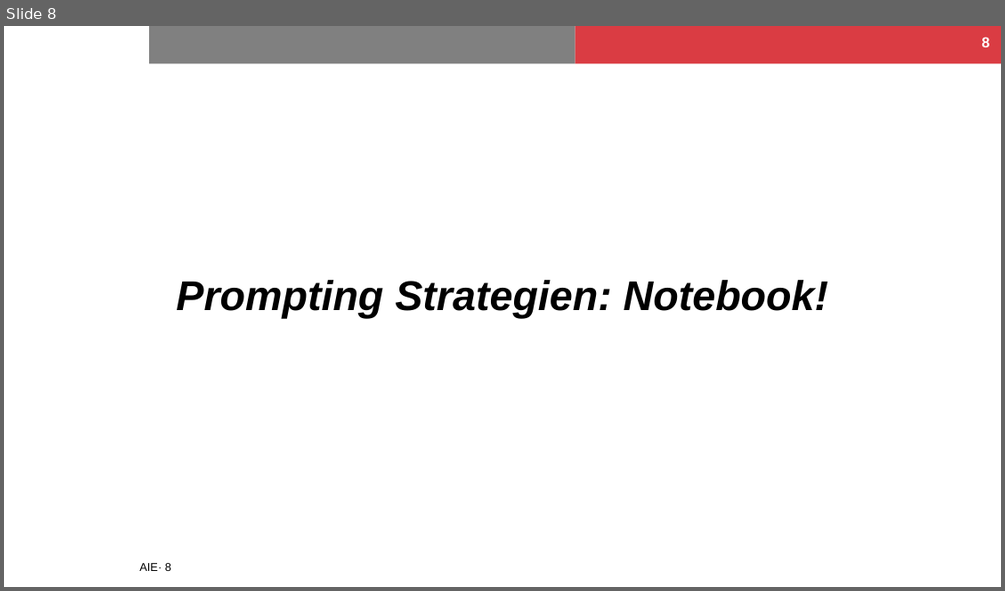
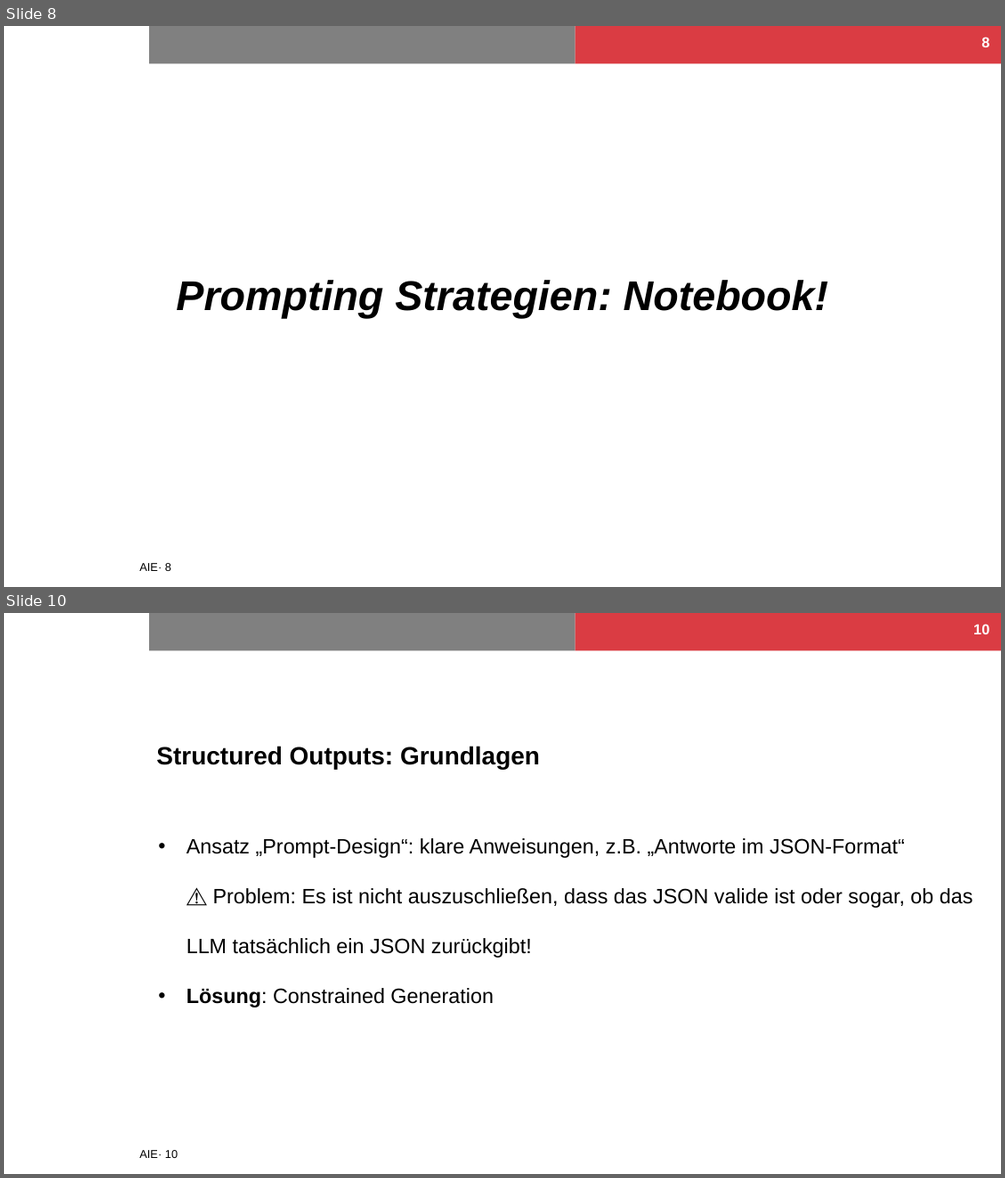
Before and after one commit to NilsHellwig/AIE-course, a slide deck: Kapitel 03_Prompting/03_Prompting.pptx. Shown one above the other, each under a label of ours: slide 8 before the commit, slides 8 and 10 after it; the slides between them are not shown. The pictures are 1005x591 and 1005x1178 pixels, drawn with LibreOffice and Linux fonts; fonts in the diff are those of the drawing; background and template pictures are left out. Boxes give left, top, right and bottom in pixels: in the first picture for what was removed or moved away, otherwise in the second. Text is boxed around its words. In the diff, an @@ line names an element or a change of style, - is before the commit and + after.

```diff
--- a/Kapitel 03_Prompting/03_Prompting.pptx
+++ b/Kapitel 03_Prompting/03_Prompting.pptx
@@ slide 10 added at (x1=4, y1=613, x2=1001, y2=1174), background #FFFFFF; not listed: 3 template elements that a slide beside it also shows @@
@@ page number added at (x1=973, y1=624, x2=989, y2=634), 14 pt, text #FFFFFF, bold @@
+10
@@ title added at (x1=156, y1=746, x2=540, y2=769), 24 pt, text #000000, bold @@
+Structured Outputs: Grundlagen
@@ text added at (x1=186, y1=838, x2=973, y2=1007), 20 pt, text #000000 @@
+• Ansatz „Prompt-Design“: klare Anweisungen, z.B. „Antworte im JSON-Format“
+  ⚠️ Problem: Es ist nicht auszuschließen, dass das JSON valide ist oder sogar, ob das LLM tatsächlich ein JSON zurückgibt!
+• Lösung: Constrained Generation
```
Also in this commit, not shown: 3 slides changed, 23 other slides added, 4 other files.
